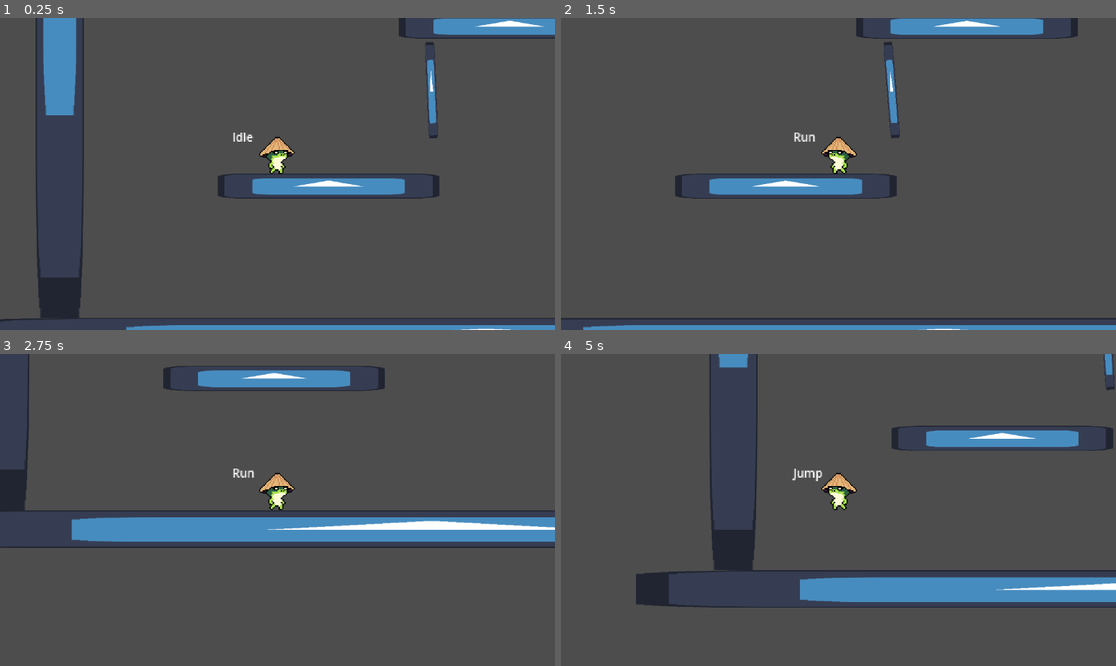
Above: before the commit, frames 1-4 (two rows, left to right).
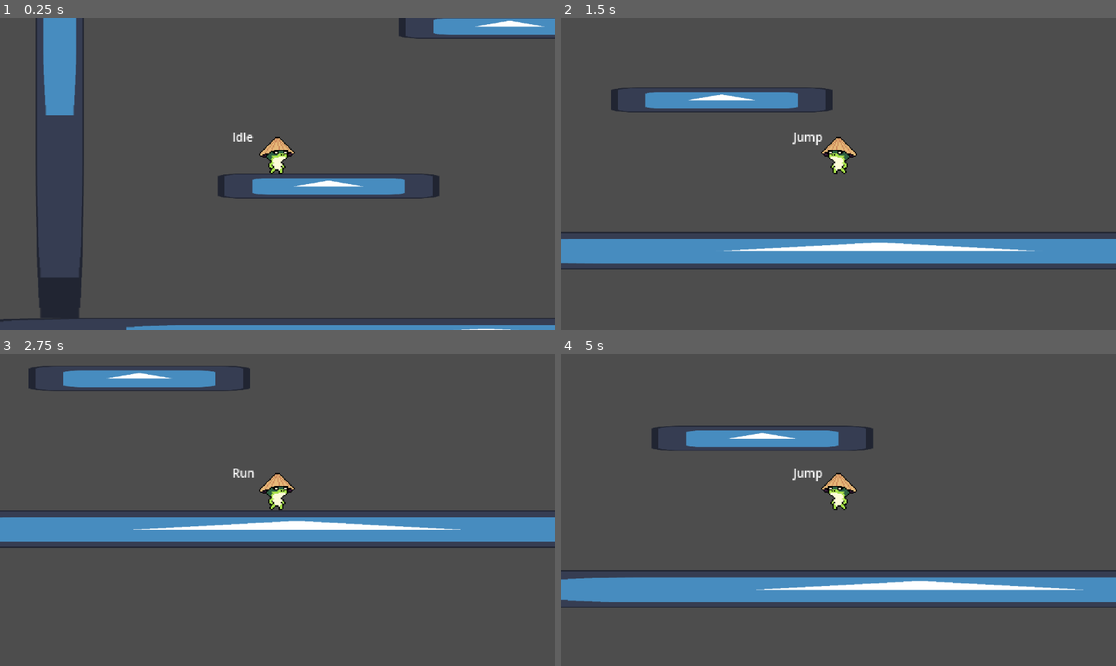
Above: after the commit, the same moments.

Repository: kedywek/SamuraiFrog
Game: Godot game, scene res://scenes/main.tscn
The game is run twice, just before and just after one commit, with the same random seed, the same clock (stepped at 60 frames per second) and the same inputs. The engine's default icon, where the game draws it, is replaced by a stand-in: a white triangle on a blue panel in a dark square.
Inputs:
- Up to frame 1 (0.25 s): no input
- Up to frame 2 (1.5 s): hold D (right) 0.53-1.28 s; tap W (jump) at 0.6, 0.77, 1.07 s; hold A (left) from 1.28 s (still down); tap Shift (attack) at 1.35 s
- Up to frame 3 (2.75 s): tap W (jump) at 1.52, 1.55, 1.82, 2.1 s; release A (left) at 2.03 s; hold D (right) from 2.03 s (still down)
- Up to frame 4 (5 s): tap Shift (attack) at 2.85, 4.35 s; tap W (jump) at 3.02, 3.05, 3.32, 3.6, 3.77, 4.07, 4.52, 4.55, 4.82 s; release D (right) at 3.53 s; hold A (left) from 3.53 s (still down)

The runs differ from the first frame. In frame 1, 0.3% of the frame differs, in the area x 76-79%, y 7-39%; in frame 2, 17%, in the area x 0-100%, y 0-100%; in frame 3, 6.2%; in frame 4, 10%.

Commit message:
jump charge has 3 stages now

Diff:
--- a/scenes/characters/player.tscn
+++ b/scenes/characters/player.tscn
@@ -61,7 +61,7 @@
 offset_top = -28.0
 offset_right = 59.0
 offset_bottom = 10.0
-max_value = 200.0
+max_value = 150.0
 fill_mode = 4
 nine_patch_stretch = true
 texture_progress = ExtResource("3_8ffhc")
@@ -76,7 +76,7 @@
 texture_progress = ExtResource("3_8ffhc")
 
 [node name="jump_timer" type="Timer" parent="."]
-wait_time = 2.0
+wait_time = 1.5
 one_shot = true
 
 [connection signal="timeout" from="dash_timer" to="." method="_on_dash_timer_timeout"]
--- a/scenes/main.tscn
+++ b/scenes/main.tscn
@@ -12,9 +12,6 @@
 
 [sub_resource type="RectangleShape2D" id="RectangleShape2D_pgtoi"]
 size = Vector2(52, 1370)
-
-[sub_resource type="RectangleShape2D" id="RectangleShape2D_aar06"]
-size = Vector2(9.5, 100)
 
 [node name="main" type="Node2D"]
 
@@ -79,23 +76,3 @@
 [node name="player" parent="." instance=ExtResource("1_qu1rk")]
 position = Vector2(309, 236)
 scale = Vector2(1.2, 1.2)
-
-[node name="RigidBody2D" type="RigidBody2D" parent="."]
-position = Vector2(468, 154)
-
-[node name="Sprite2D" type="Sprite2D" parent="RigidBody2D"]
-position = Vector2(-1.52588e-05, -3.8147e-06)
-scale = Vector2(0.0781252, 0.78125)
-texture = ExtResource("2_j3vgt")
-
-[node name="CollisionShape2D" type="CollisionShape2D" parent="RigidBody2D"]
-shape = SubResource("RectangleShape2D_aar06")
-
-[node name="PinJoint2D" type="PinJoint2D" parent="."]
-position = Vector2(468, 108)
-node_a = NodePath("../platform3")
-node_b = NodePath("../RigidBody2D")
-disable_collision = false
-softness = 16.0
-motor_enabled = true
-motor_target_velocity = -3.49066
--- a/scripts/characters/player.gd
+++ b/scripts/characters/player.gd
@@ -1,8 +1,8 @@
 extends CharacterBody2D
 
 var run_speed = 400.0
-var acceleration = 0.1
-var deceleration = 0.1
+var acceleration = 0.08
+var deceleration = 0.08
 const jump_height1 = -800.0
 const jump_height2 = -600.0
 const jump_height3 = -400.0
@@ -28,21 +28,28 @@
 func _process(_delta: float) -> void:
 	flip_sprite()
 
+	#	pokazywanie kółka cooldownu dasha
 	if $jump_regen.value == 100:
 		$jump_regen.visible = false
 	else:
 		$jump_regen.visible = true
 
-
+	#	pokazywanie kółka charge'owania jumpa
 	if $jump_timer.is_stopped() or $jump_charge.value == 0:
 		$jump_charge.visible = false
 	else:
 		$jump_charge.visible = true
 
+	#	zmiana wartości kółka dasha
 	$jump_regen.set_value((1 - $dash_cooldown.time_left)*100)
 
-	$jump_charge.set_value((2 - $jump_timer.time_left)*100)
-
+	#	zmiana wartości charge'owania jumpa
+	if $jump_timer.time_left > 1:
+		$jump_charge.set_value(50)
+	elif $jump_timer.time_left > 0.5:
+		$jump_charge.set_value(100)
+	else:
+		$jump_charge.set_value(150)
 
 
 func _physics_process(delta: float) -> void:
@@ -70,9 +77,9 @@
 		$jump_timer.stop()
 		print(time_left)
 		state = States.Jump
-		if(2.0 > time_left and time_left >= 1.5):
+		if(1.5 > time_left and time_left >= 1.0):
 			velocity.y = jump_height3
-		elif (1.5 > time_left and time_left >= 1.0):
+		elif (1.0 > time_left and time_left >= 0.5):
 			velocity.y = jump_height2
 		else:
 			velocity.y = jump_height1
Not shown: 1 places in scenes/main.tscn that only renumber resources
